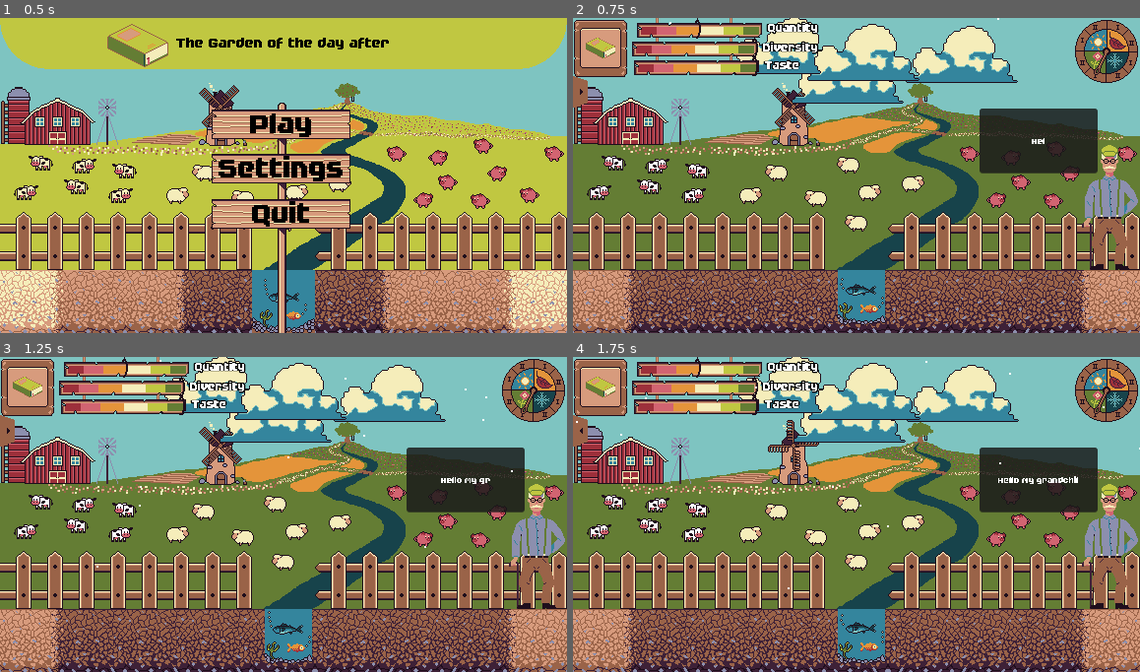
Above: before the commit, frames 1-4 (two rows, left to right).
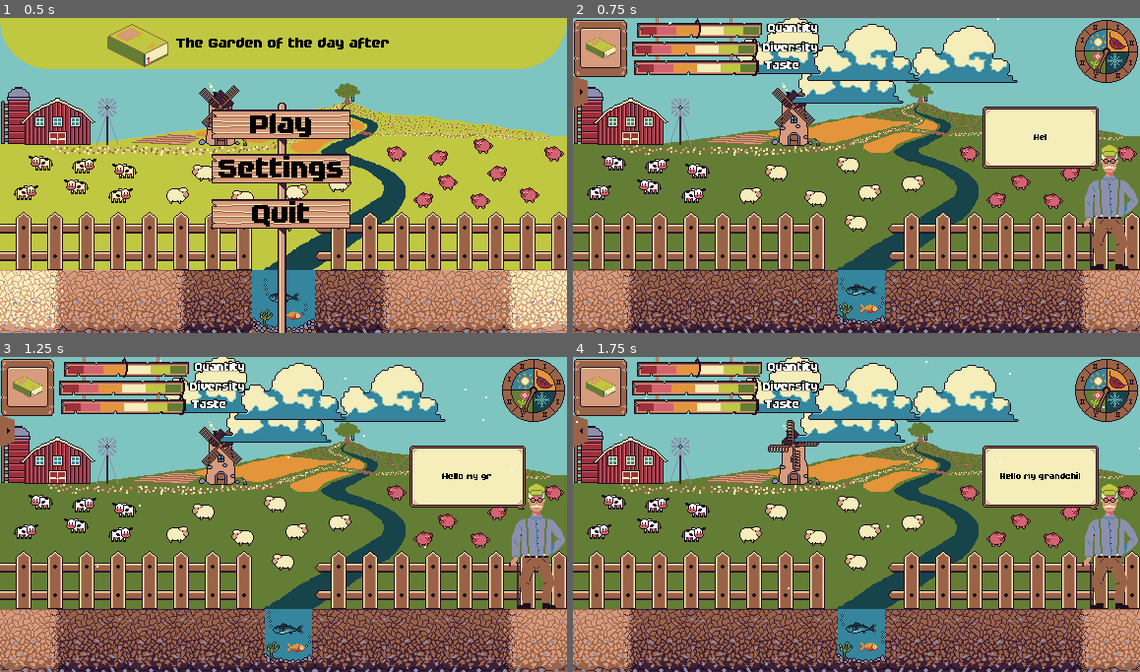
Above: after the commit, the same moments.

Repository: JustAlternate/Regenerative_Game_Jam
Game: Godot game, scene res://Scenes/menu.tscn
Same seed, same stepped clock (60 frames per second), same inputs: the game is played once before the commit and once after it.
Inputs (mouse positions are in pixels of both pictures, inside the frame that each line leads up to):
- Up to frame 1 (0.5 s): no input
- Up to frame 2 (0.75 s): click "Play" at 0.5 s
- Up to frame 3 (1.25 s): no input
- Up to frame 4 (1.75 s): click (590, 429) at 1.25 s

Frame 1 is identical in both runs. In frame 2, 4.4% of the frame differs, in the area x 71-93%, y 28-50%; in frame 3, 4.4%; in frame 4, 4.4%.

Commit message:
dialogue granpère pour mieux dire grosse murge

Diff:
--- a/Scenes/dialogue_grand_pere.tscn
+++ b/Scenes/dialogue_grand_pere.tscn
@@ -1,15 +1,29 @@
-[gd_scene load_steps=8 format=3 uid="uid://du2q4bvo17ea"]
+[gd_scene load_steps=15 format=3 uid="uid://du2q4bvo17ea"]
 
 [ext_resource type="Script" path="res://Scripts/dialogue_grand_pere.gd" id="1_5a700"]
-[ext_resource type="Texture2D" uid="uid://cvwqs7osof5vw" path="res://Assets/sprites/vieux_fou.png" id="2_uole0"]
-[ext_resource type="FontFile" uid="uid://0bfdvx78rhbh" path="res://fonts/FutilePro.ttf" id="3_j6ie8"]
+[ext_resource type="Texture2D" uid="uid://bhy2ngrrm2v0b" path="res://Assets/sprites/vieux_fou.png" id="2_uole0"]
+[ext_resource type="Texture2D" uid="uid://ccomxjtjn2283" path="res://Assets/Plant/bulle-dialogue.png" id="3_cxmly"]
+[ext_resource type="FontFile" uid="uid://dinlurcky8yjo" path="res://fonts/FutilePro.ttf" id="3_j6ie8"]
 [ext_resource type="PackedScene" path="res://Scenes/sound_pool.tscn" id="4_tce1e"]
-[ext_resource type="AudioStream" uid="uid://blfejlquw22a4" path="res://Assets/sfx/grandpa/grandpa1.wav" id="5_2k5xx"]
-[ext_resource type="AudioStream" uid="uid://6eowc6smsx3x" path="res://Assets/sfx/grandpa/grandpa2.wav" id="6_86aom"]
+[ext_resource type="AudioStream" uid="uid://0i1c11ht5jc4" path="res://Assets/sfx/grandpa/grandpa1.wav" id="5_2k5xx"]
+[ext_resource type="AudioStream" uid="uid://bl3ims3fja3ed" path="res://Assets/sfx/grandpa/grandpa2.wav" id="6_86aom"]
 
-[sub_resource type="LabelSettings" id="LabelSettings_imwlg"]
+[sub_resource type="StyleBoxEmpty" id="StyleBoxEmpty_tnvqk"]
+
+[sub_resource type="LabelSettings" id="LabelSettings_2effw"]
 line_spacing = 1.0
 font = ExtResource("3_j6ie8")
+font_color = Color(0, 0, 0, 1)
+
+[sub_resource type="StyleBoxEmpty" id="StyleBoxEmpty_mme7j"]
+
+[sub_resource type="StyleBoxEmpty" id="StyleBoxEmpty_glax3"]
+
+[sub_resource type="StyleBoxEmpty" id="StyleBoxEmpty_23366"]
+
+[sub_resource type="StyleBoxEmpty" id="StyleBoxEmpty_yl0ly"]
+
+[sub_resource type="StyleBoxEmpty" id="StyleBoxEmpty_168hx"]
 
 [node name="Dialogue_grand_pere" type="Node2D"]
 position = Vector2(200, 200)
@@ -37,15 +51,22 @@
 offset_top = -100.0
 offset_right = -13.0
 offset_bottom = -34.0
+theme_override_styles/panel = SubResource("StyleBoxEmpty_tnvqk")
+
+[node name="Sprite2D" type="Sprite2D" parent="Panel"]
+texture_filter = 1
+position = Vector2(62, 30)
+texture = ExtResource("3_cxmly")
 
 [node name="Label" type="Label" parent="Panel"]
 texture_filter = 1
 layout_mode = 0
-offset_right = 200.0
-offset_bottom = 110.0
+offset_left = 7.0
+offset_right = 190.0
+offset_bottom = 97.0
 scale = Vector2(0.6, 0.6)
 text = "How you doin grandson ?"
-label_settings = SubResource("LabelSettings_imwlg")
+label_settings = SubResource("LabelSettings_2effw")
 horizontal_alignment = 1
 vertical_alignment = 1
 autowrap_mode = 3
@@ -57,6 +78,11 @@
 offset_right = 120.0
 offset_bottom = 65.0
 focus_mode = 0
+theme_override_styles/normal = SubResource("StyleBoxEmpty_mme7j")
+theme_override_styles/hover = SubResource("StyleBoxEmpty_glax3")
+theme_override_styles/pressed = SubResource("StyleBoxEmpty_23366")
+theme_override_styles/disabled = SubResource("StyleBoxEmpty_yl0ly")
+theme_override_styles/focus = SubResource("StyleBoxEmpty_168hx")
 
 [node name="GrandpaSFX" parent="." instance=ExtResource("4_tce1e")]
 
